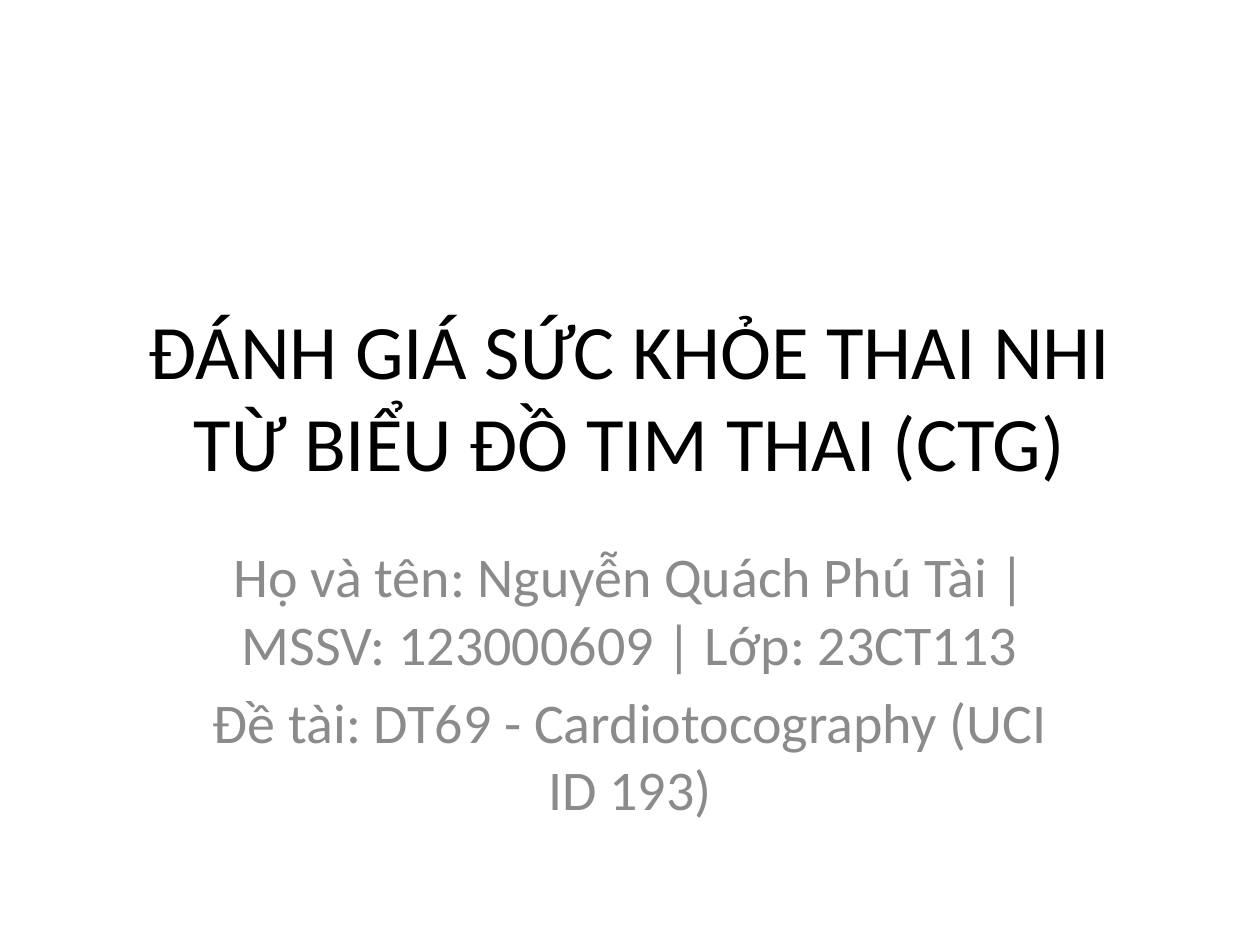
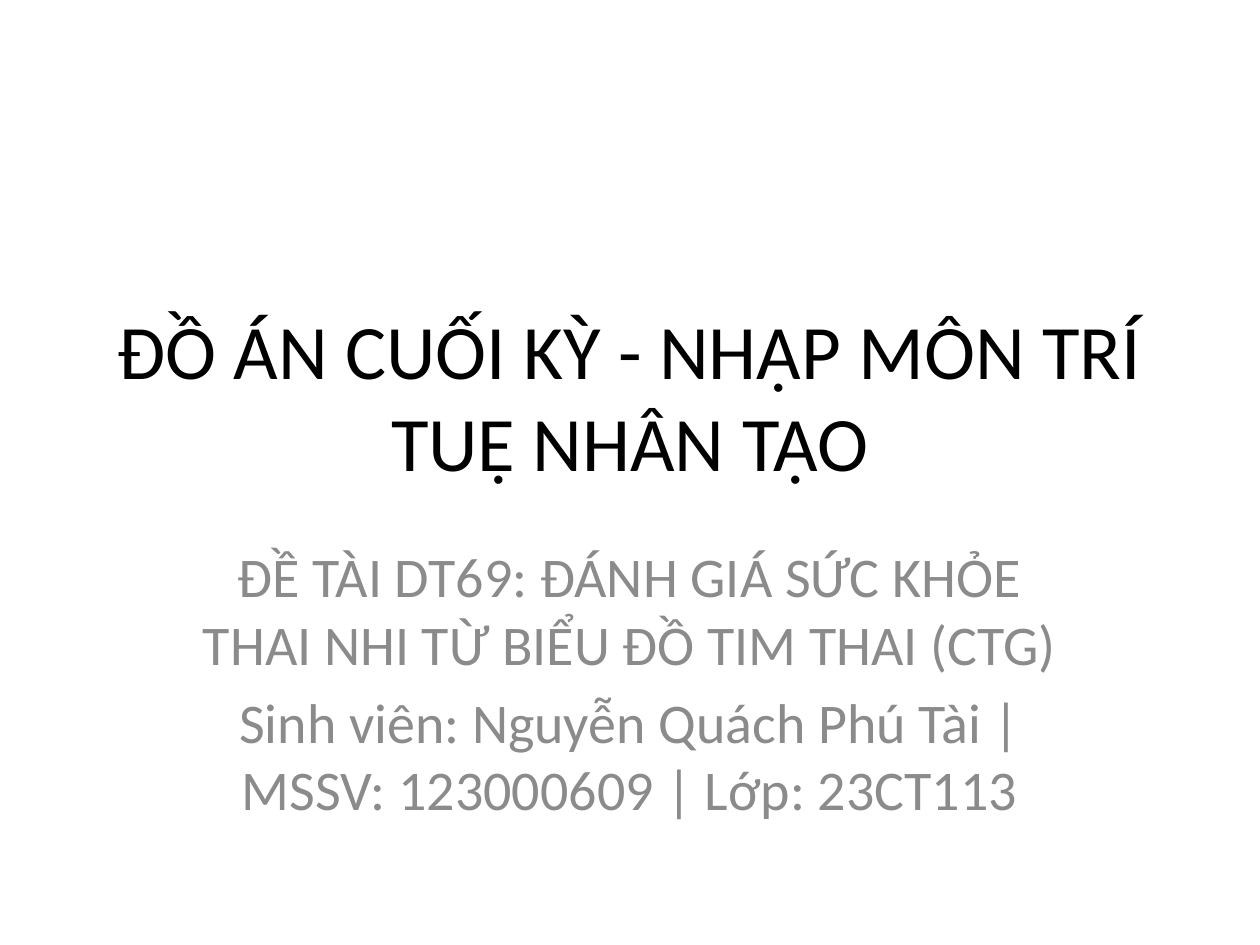
Before and after one commit to Escanor292/caimo, a slide deck: slide 1 of DT69_123000609_SlideThuyetTrinh.pptx. Drawn at 1260x945 pixels with LibreOffice and Linux fonts; fonts in the diff are those of the drawing. Boxes give left, top, right and bottom in pixels: in the first picture for what was removed or moved away, otherwise in the second. Text is boxed around its words. In the diff, an @@ line names an element or a change of style, - is before the commit and + after.

```diff
--- a/DT69_123000609_SlideThuyetTrinh.pptx
+++ b/DT69_123000609_SlideThuyetTrinh.pptx
@@ title at (117,315,1141,484): text changed @@
-ĐÁNH GIÁ SỨC KHỎE THAI NHI TỪ BIỂU ĐỒ TIM THAI (CTG)
+ĐỒ ÁN CUỐI KỲ - NHẬP MÔN TRÍ TUỆ NHÂN TẠO
@@ subtitle at (203,550,1056,819): text changed @@
-Họ và tên: Nguyễn Quách Phú Tài | MSSV: 123000609 | Lớp: 23CT113
-Đề tài: DT69 - Cardiotocography (UCI ID 193)
+ĐỀ TÀI DT69: ĐÁNH GIÁ SỨC KHỎE THAI NHI TỪ BIỂU ĐỒ TIM THAI (CTG)
+Sinh viên: Nguyễn Quách Phú Tài | MSSV: 123000609 | Lớp: 23CT113
```
Also in this commit, not shown: 5 other slides changed, 9 slides added, 4 slides removed, 3 other files.
